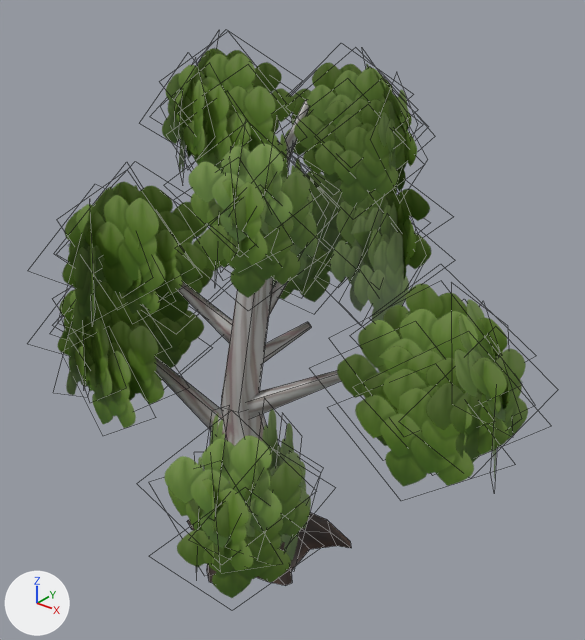
What one commit did to the FBX model Assets/XanaBuilder Assets/Models/ARC/07_Farm/ARC0710034_Tree08/ARC0710034.fbx.
The view is the same before and after, from a 50 mm lens placed at (4.82, -5.37, 6.27), pointed at (0.4, 0.16, 2.84). The axes (+X, +Y, +Z) are drawn at lower left. The lights are the same throughout. Mesh edges are drawn as thin lines. Where no turn or scale is listed for an object, it has been applied to the vertices.

The scene before the commit, as lines of its bpy script (objects in view):
```python
mat_mtarc0710034_placemode = principled_material('mtARC0710034_PlaceMode')
mat_mtarc0710034_placemode.texture = img_txarc0710034_diffuse_png  # with its transparency
mat_mtarc0710034_placemode.roughness = 0.553
me_mesh = bpy.data.meshes.new('Mesh')
me_mesh.from_pydata(...)  # 510 vertices, 193 faces; spans x -2.53..2.99, y -2.1..2.04, z 0.0..5.51
me_mesh.materials.append(mat_mtarc0710034_placemode)  # picture img_txarc0710034_diffuse_png
ob_smarc0710034 = bpy.data.objects.new('smARC0710034', me_mesh)
ob_smarc0710034.location = (0.0, 0.0, 0.0)
```
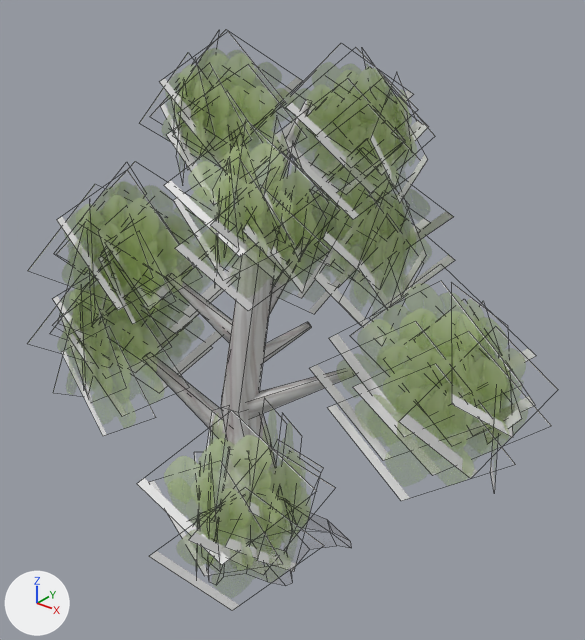
What differs and where, as boxes (x1, y1, x2, y2) in the pictures (585 x 640 px):
'smARC0710034', surface changed: (53, 39, 551, 611) in both

The change, as a list of edits to the scene's bpy script:
```text
Change img_txarc0710034_diffuse_png:
    img_txarc0710034_diffuse_png: load_image('txARC0710034_Diffuse.png', '_unpacked/txARC0710034_Diffuse.png', 1024, 1024, 'sRGB') -> load_image('txARC0710034_Diffuse.png', 'txARC0710034_Diffuse.png', 1024, 1024, 'Non-Color')
Change mat_mtarc0710034_placemode:
    add n3 = _N.new('ShaderNodeTexImage'); n3.name = 'Image Texture.001'
    add n3.image = img_txarc0710034_diffuse_png
    where n2 = _N.new('ShaderNodeTexImage'); n2.name = 'Image Texture'
    where n0 = _N.new('ShaderNodeBsdfPrincipled'); n0.name = 'Principled BSDF'
    remove _L.new(n2.outputs[1], n0.inputs[4])  # 'Alpha' to 'Alpha'
    add _L.new(n3.outputs[0], n0.inputs[4])  # 'Color' to 'Alpha'
```
